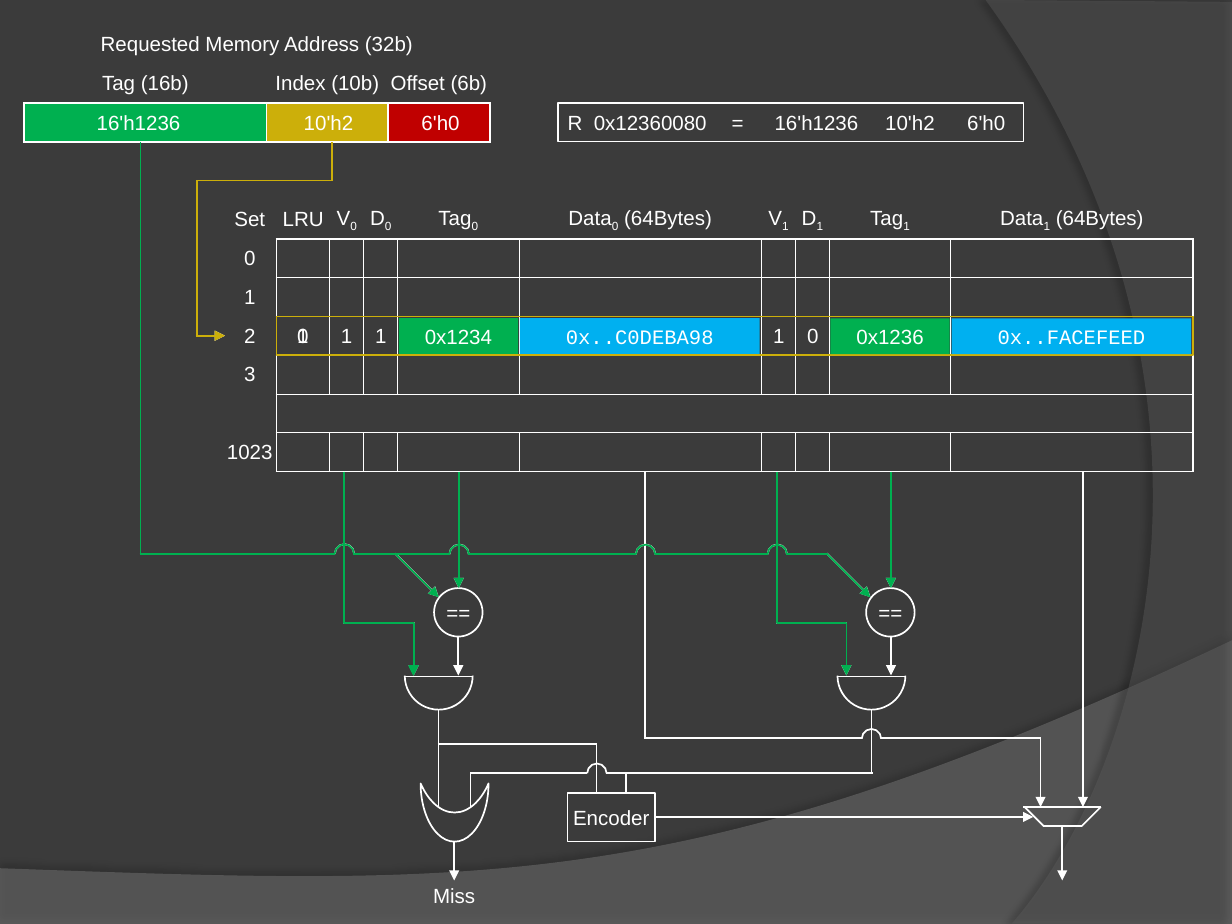
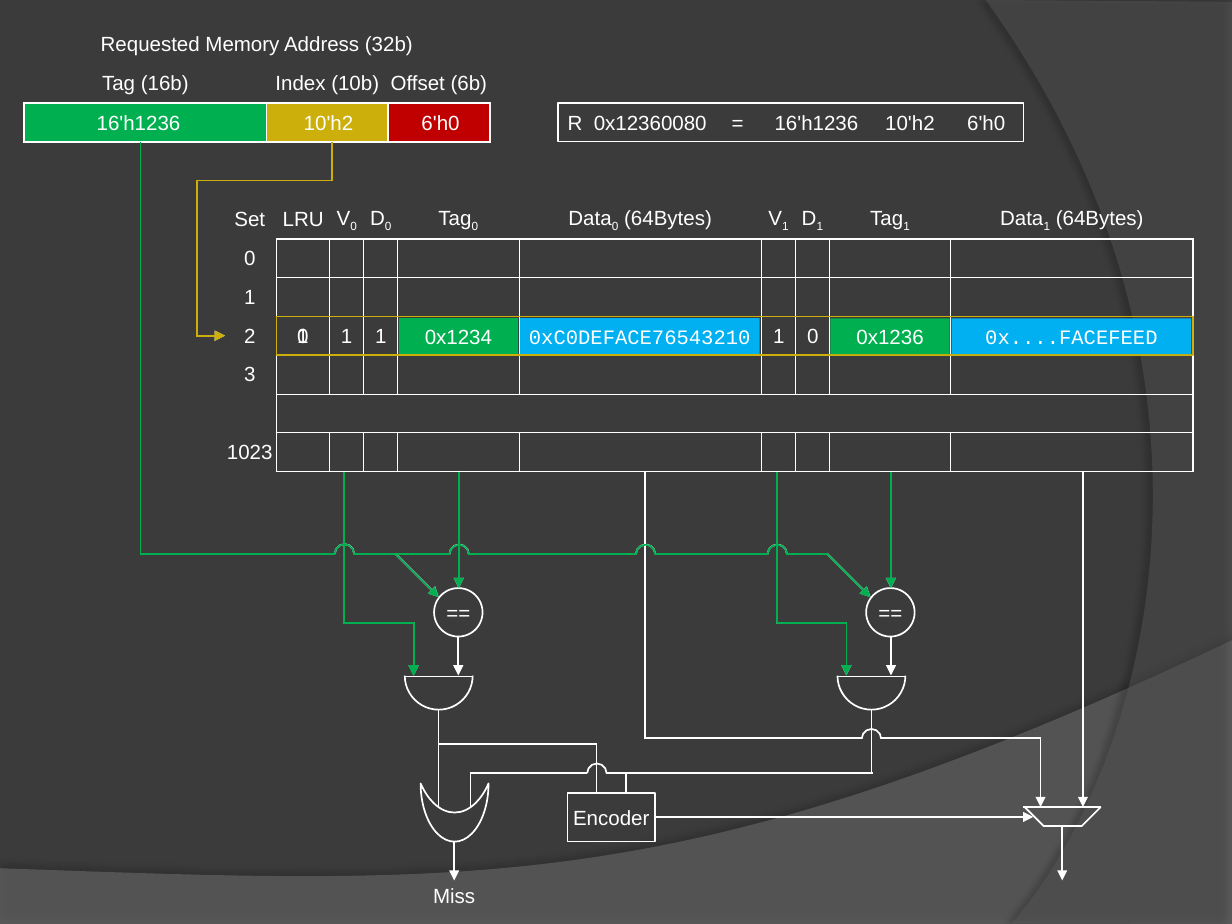
Before and after one commit to LiuChenHsiung/misc, a slide deck: slide 7 of Cache basic example.pptx. Drawn at 1232x924 pixels with LibreOffice and Linux fonts; fonts in the diff are those of the drawing. Boxes give left, top, right and bottom in pixels: in the first picture for what was removed or moved away, otherwise in the second. Text is boxed around its words. In the diff, an @@ line names an element or a change of style, - is before the commit and + after.

```diff
--- a/Cache basic example.pptx
+++ b/Cache basic example.pptx
@@ text in rectangle at <box>529,330,751,345</box>: text changed @@
-0x..C0DEBA98
+0xC0DEFACE76543210
@@ text in rectangle at <box>985,330,1157,345</box>: text changed @@
-0x..FACEFEED
+0x....FACEFEED
```
Also in this commit, not shown: 3 other slides changed.
